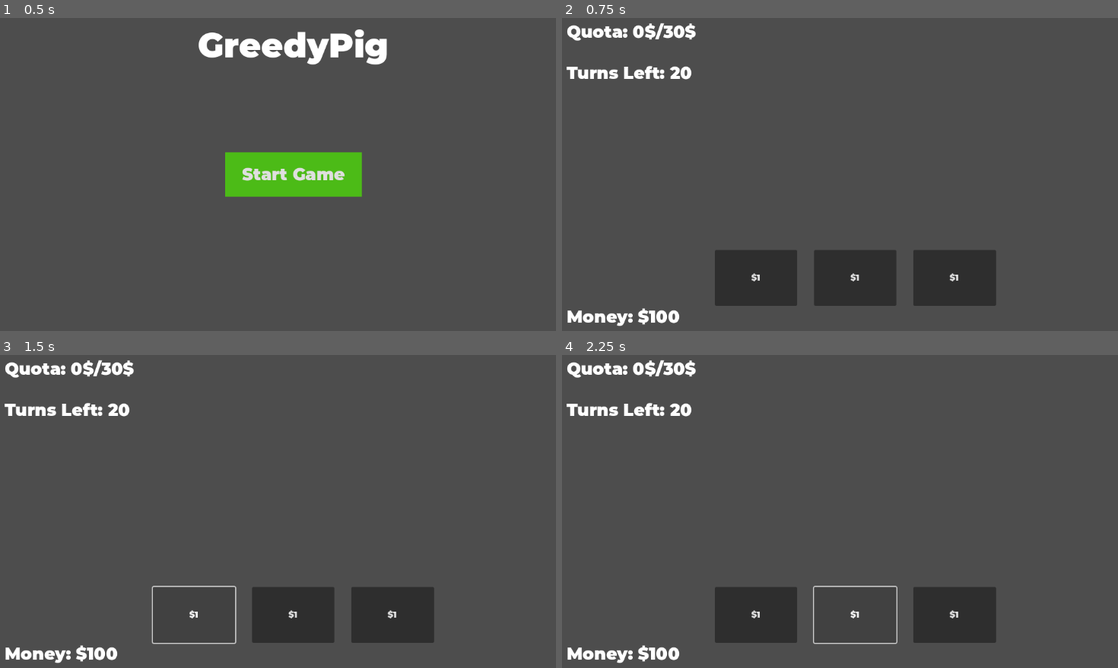
Above: before the commit, frames 1-4 (two rows, left to right).
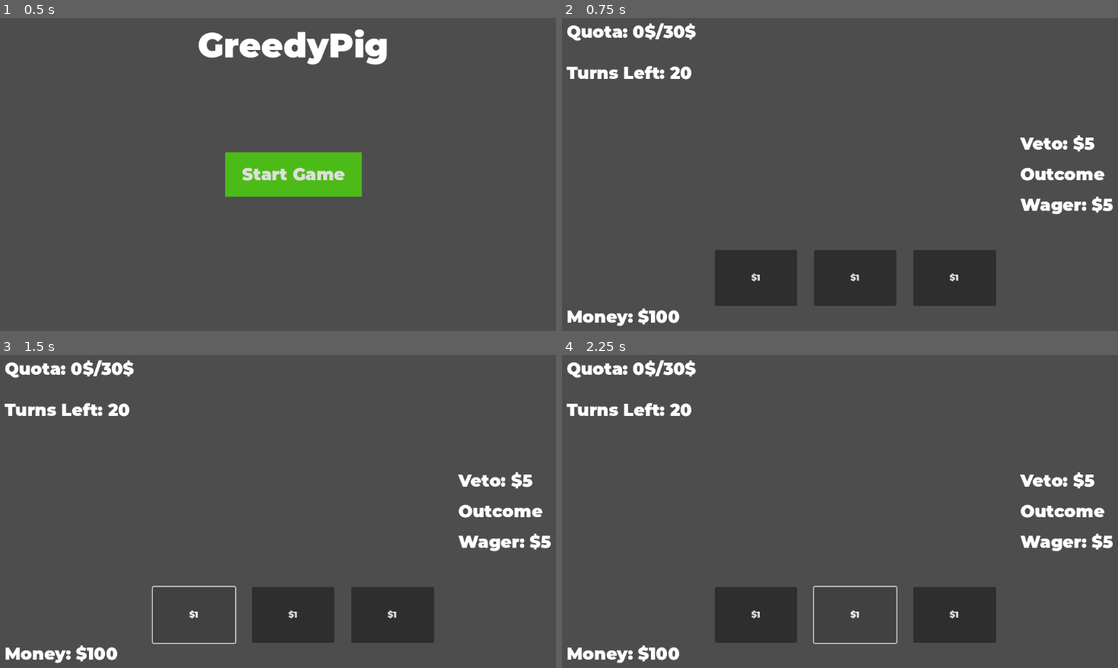
Above: after the commit, the same moments.

Repository: DauntingOcean44/Greedy-Pig
Game: Godot game, scene res://main.tscn
Two runs of this game, one before a commit and one after it. Both use one fixed random seed, a clock stepped at 60 frames per second and the inputs below.
Inputs:
- Up to frame 1 (0.5 s): no input
- Up to frame 2 (0.75 s): click "Start Game" at 0.5 s
- Up to frame 3 (1.5 s): click "$1" at 1.25 s
- Up to frame 4 (2.25 s): click "$1" at 2 s

Frame 1 is identical in both runs. In frame 2, 1.2% of the frame differs, in the area x 82-100%, y 37-63%; in frame 3, 1.2%; in frame 4, 1.2%.

Commit message:
Update control_hud.tscn

Diff:
--- a/control_hud.tscn
+++ b/control_hud.tscn
@@ -94,4 +94,39 @@
 focus_previous = NodePath("../WagerB")
 text = "$1"
 
+[node name="CommitTable" type="VBoxContainer" parent="Control"]
+layout_mode = 1
+anchors_preset = 6
+anchor_left = 1.0
+anchor_top = 0.5
+anchor_right = 1.0
+anchor_bottom = 0.5
+offset_left = -263.0
+offset_top = -84.0
+offset_bottom = 85.0
+grow_horizontal = 0
+grow_vertical = 2
+
+[node name="VetoChoice" type="Label" parent="Control/CommitTable"]
+layout_mode = 2
+size_flags_vertical = 6
+theme_override_fonts/font = ExtResource("1_g0j3m")
+theme_override_font_sizes/font_size = 32
+text = "Veto: $5"
+
+[node name="Outcome" type="Label" parent="Control/CommitTable"]
+layout_mode = 2
+size_flags_vertical = 6
+theme_override_fonts/font = ExtResource("1_g0j3m")
+theme_override_font_sizes/font_size = 32
+text = "Outcome
+"
+
+[node name="WagerChoice" type="Label" parent="Control/CommitTable"]
+layout_mode = 2
+size_flags_vertical = 6
+theme_override_fonts/font = ExtResource("1_g0j3m")
+theme_override_font_sizes/font_size = 32
+text = "Wager: $5"
+
 [connection signal="button_up" from="Control/WagerContainer/WagerA" to="." method="_on_wager_a_button_up"]
